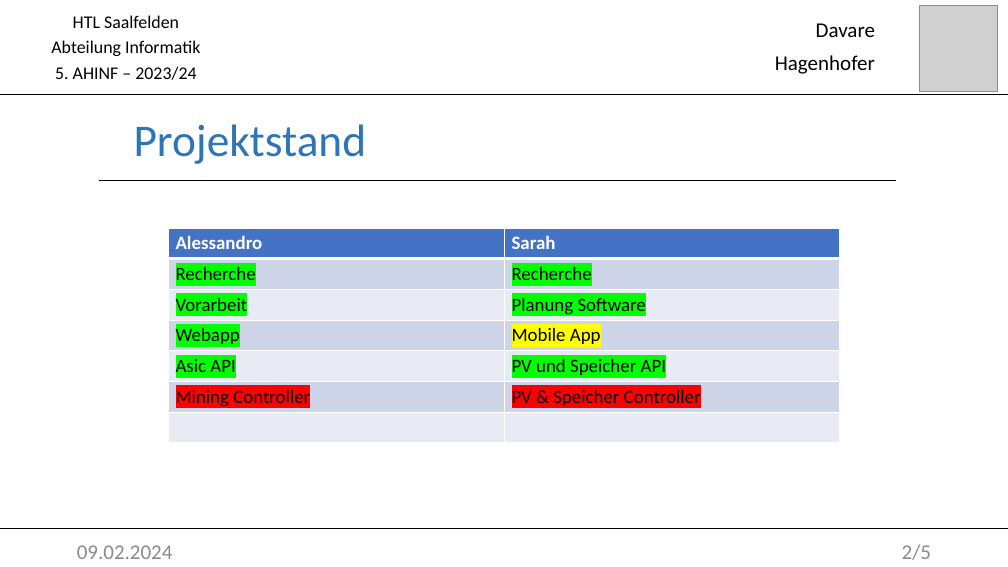
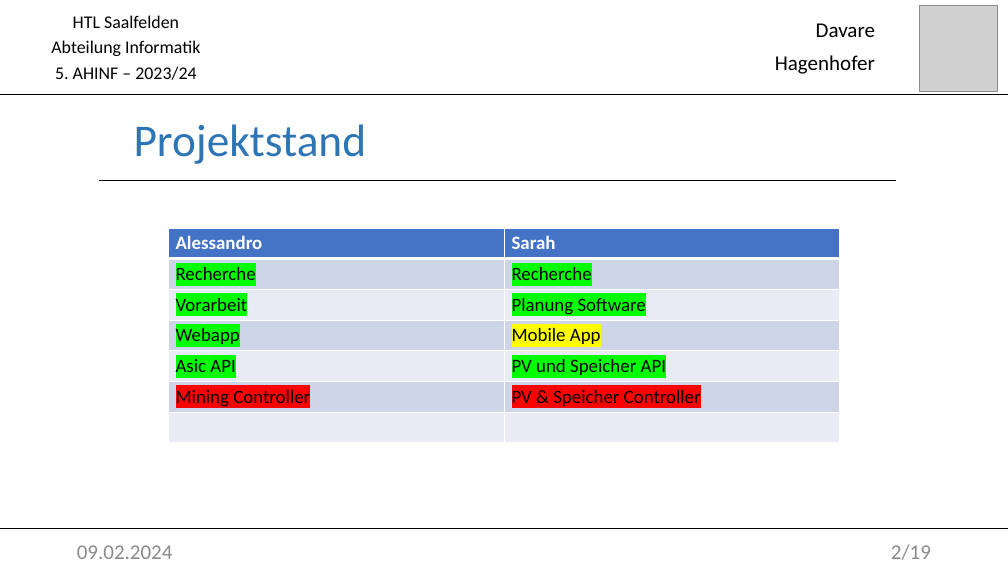
Before and after one commit to DavareDavare/GCM, a slide deck: slide 2 of Praesentation0802.pptx. Drawn at 1008x567 pixels with LibreOffice and Linux fonts; fonts in the diff are those of the drawing; grey boxes stand for pictures. Boxes give left, top, right and bottom in pixels: in the first picture for what was removed or moved away, otherwise in the second. Text is boxed around its words. In the diff, an @@ line names an element or a change of style, - is before the commit and + after.

```diff
--- a/Praesentation0802.pptx
+++ b/Praesentation0802.pptx
@@ text at (891,544,931,560): text changed @@
-2/5
+2/19
```
Also in this commit, not shown: 1 other slide changed, 6 slides added, 1 other file.
